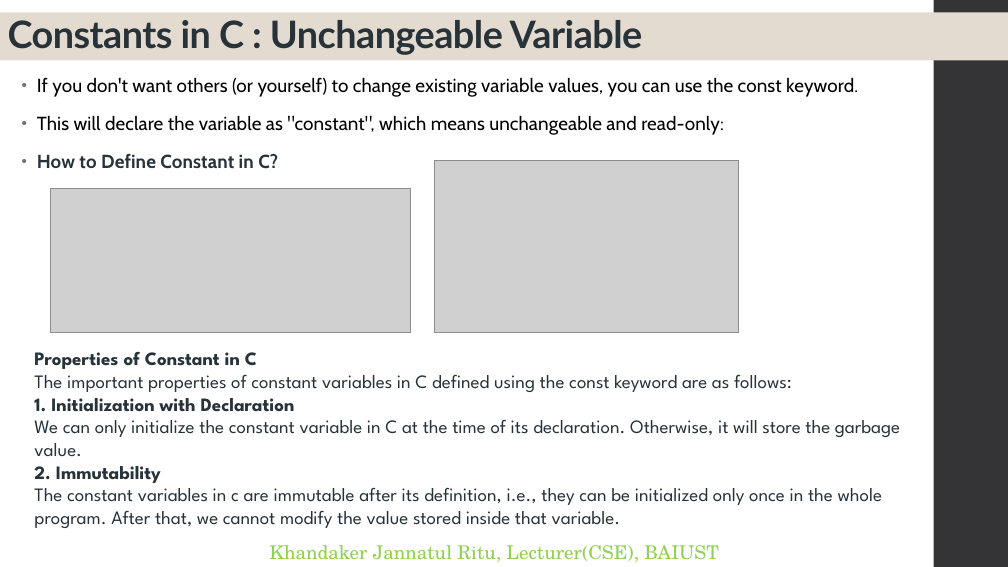
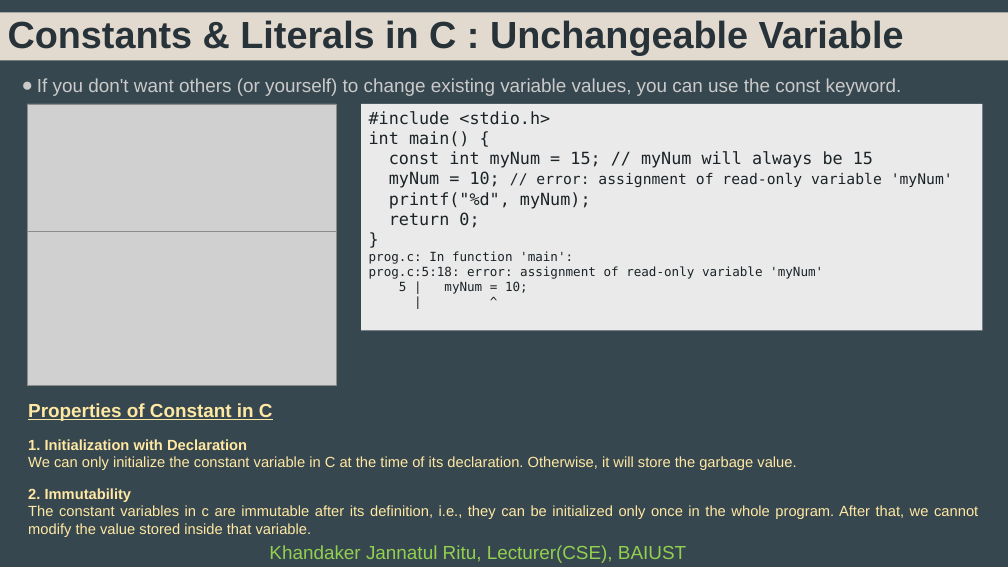
Before and after one commit to Raajokiaa-Ritu/03_Course___Structural-Programming-Language-C, a slide deck: slide 21 of Lecture - 1 introduction to c.pptx (slide 37 before the commit). Drawn at 1008x567 pixels with LibreOffice and Linux fonts; fonts in the diff are those of the drawing; grey boxes stand for pictures. Boxes give left, top, right and bottom in pixels: in the first picture for what was removed or moved away, otherwise in the second. Text is boxed around its words. In the diff, an @@ line names an element or a change of style, - is before the commit and + after.

```diff
--- a/Lecture - 1 introduction to c.pptx
+++ b/Lecture - 1 introduction to c.pptx
@@ background #FFFFFF to #37474F @@
@@ title "Constants & Literals in C ..." at (0,12,1008,60): fill #E3DBD0 to #E2DACE @@
@@ title at (8,20,904,55): text changed; font Lato to Arial @@
-Constants in C : Unchangeable Variable
+Constants & Literals in C : Unchangeable Variable
@@ rectangle removed at (934,0,1008,567) @@
@@ text "If you don't want others ..." at (37,78,902,96): font Cabin to Arial, text colour #000000 to #CACACA, letter spacing 0.1 to 0 pt; bullet • to ●; less space between paragraphs; bullet colour #6F6F74 to #CACACA @@
@@ picture added at (27,104,337,232) @@
@@ text at (37,115,724,169): paragraphs removed @@
-• This will declare the variable as "constant", which means unchangeable and read-only:
-• How to Define Constant in C?
@@ rectangle added at (361,104,983,331), fill #EAEAEA, 16 pt, text #1C2428 @@
+#include <stdio.h>
+int main() {
+const int myNum = 15; // myNum will always be 15
+myNum = 10; // error: assignment of read-only variable 'myNum'
+printf("%d", myNum);
+return 0;
+}
+prog.c: In function 'main':
+prog.c:5:18: error: assignment of read-only variable 'myNum'
+5 | myNum = 10;
+| ^
@@ picture removed at (51,189,410,333) @@
@@ picture: place and size @@
-picture at (435,160,738,332)
+picture at (27,232,337,386)
@@ text at (34,375,792,392): paragraph removed @@
-The important properties of constant variables in C defined using the const keyword are as follows:
@@ text "Properties of Constant in C": place and size @@
-text "Properties of Constant in C" at (34,352,900,528)
+text "Properties of Constant in C" at (28,403,978,537)
@@ text "Properties of Constant in C" at (28,403,978,537): font League Spartan to Arial, text colour #273239 to #FFE8A3, highlight #FFFFFF to none, size 18 to 14 pt; underline on in "Properties of Constant in C"; alignment left to justified @@
@@ text "Khandaker Jannatul Ritu, Lecturer(CSE), BAIUST" at (269,545,686,563): font TeX Gyre Schola to Arial @@
```
Also in this commit, not shown: 41 other slides changed, 5 slides added, 51 slides removed.
